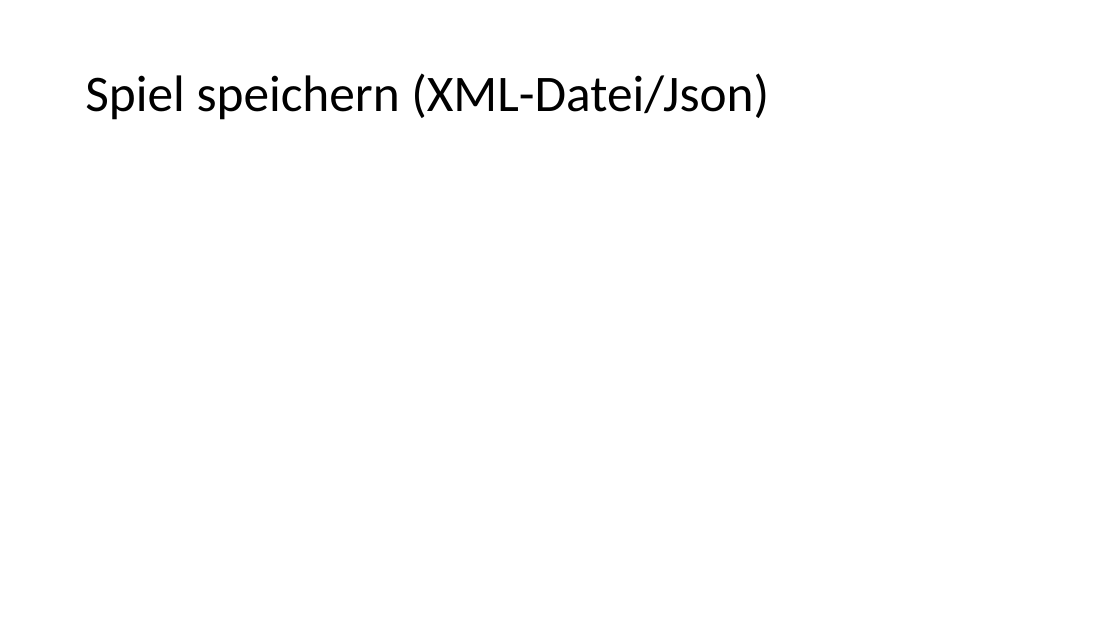
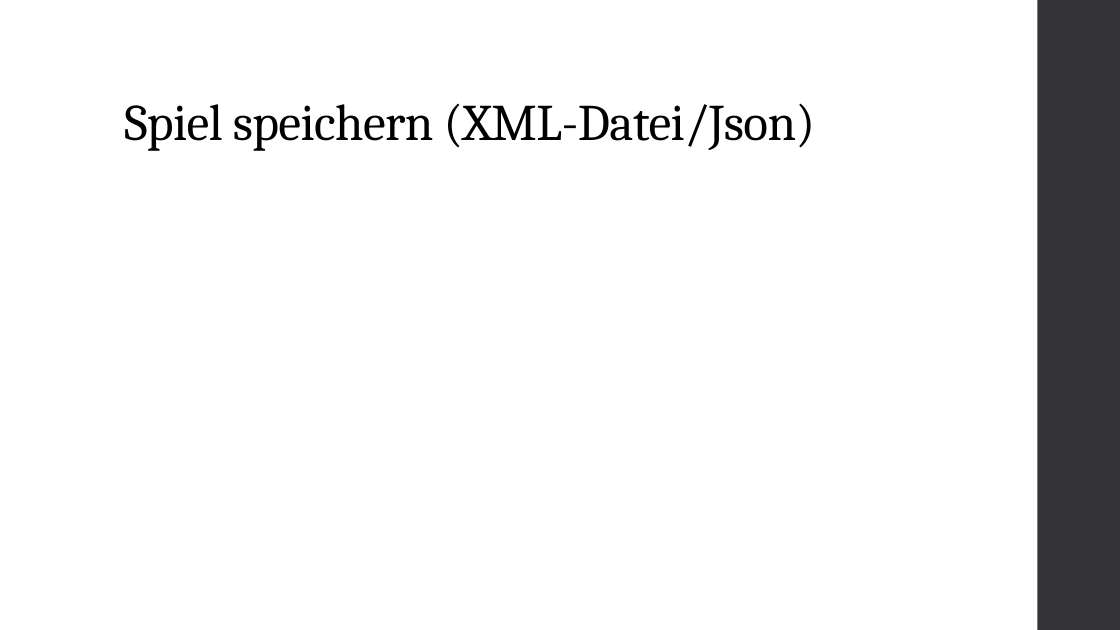
Before and after one commit to SWEHashiSG/hashi, a slide deck: slide 8 of documentation/Präsentation_Hashi_TeamSG.pptx (slide 5 before the commit). Drawn at 1120x630 pixels with LibreOffice and Linux fonts; fonts in the diff are those of the drawing. Boxes give left, top, right and bottom in pixels: in the first picture for what was removed or moved away, otherwise in the second. Text is boxed around its words. In the diff, an @@ line names an element or a change of style, - is before the commit and + after.

```diff
--- a/documentation/Präsentation_Hashi_TeamSG.pptx
+++ b/documentation/Präsentation_Hashi_TeamSG.pptx
@@ rectangle added at (x1=1038, y1=0, x2=1120, y2=630), fill #353537 @@
@@ title "Spiel speichern (XML-Datei/Json)" moved from (x1=85, y1=73, x2=769, y2=120) to (x1=124, y1=103, x2=815, y2=151) @@
@@ title "Spiel speichern (XML-Datei/Json)" at (x1=124, y1=103, x2=815, y2=151): font Calibri to Cambria, letter spacing 0 to -0.5 pt; vertical alignment middle to bottom @@
```
Also in this commit, not shown: 9 other slides changed, 3 slides added, 1 slide removed.
